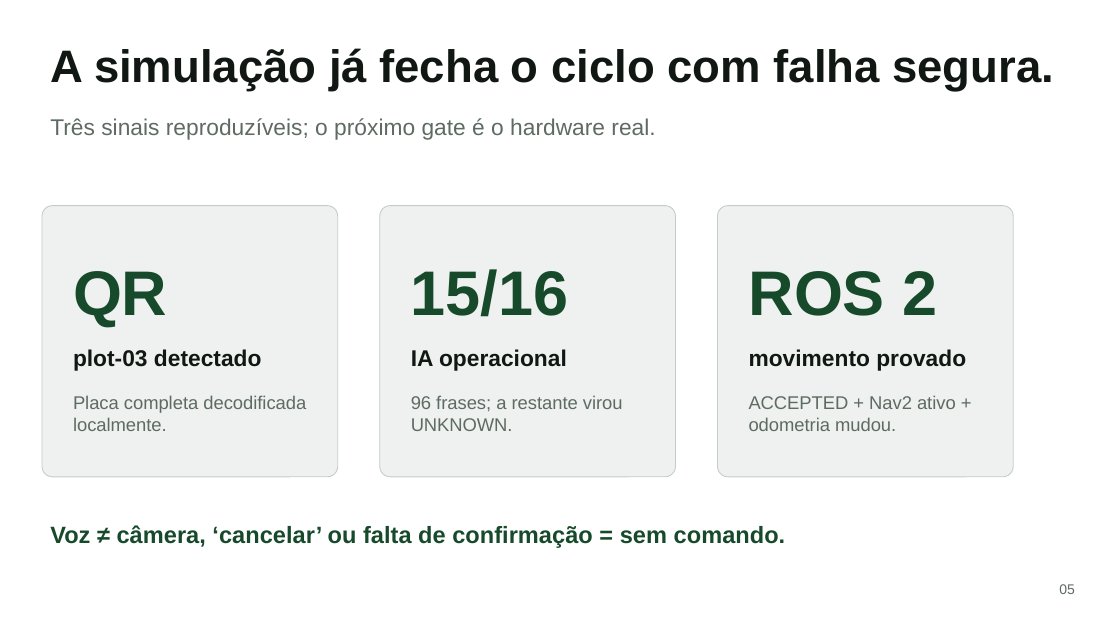
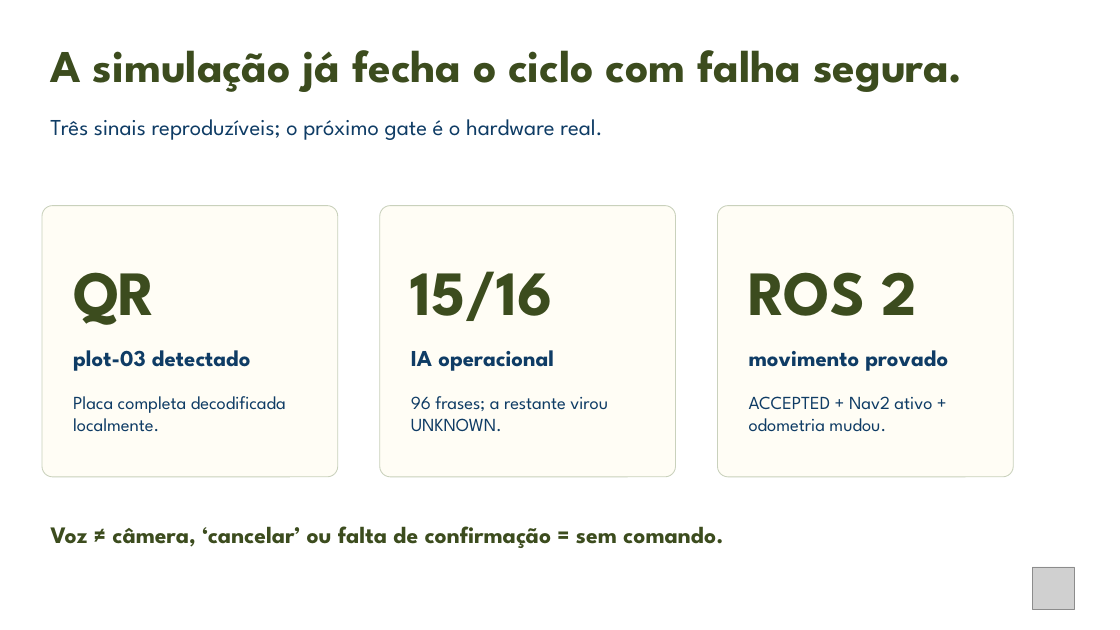
Before and after one commit to vvvvvdal/maestro-agricola, a slide deck: slide 5 of docs/pitch/Maestro-Agricola-Pitch.pptx. Drawn at 1120x630 pixels with LibreOffice and Linux fonts; fonts in the diff are those of the drawing; grey boxes stand for pictures. Boxes give left, top, right and bottom in pixels: in the first picture for what was removed or moved away, otherwise in the second. Text is boxed around its words. In the diff, an @@ line names an element or a change of style, - is before the commit and + after.

```diff
--- a/docs/pitch/Maestro-Agricola-Pitch.pptx
+++ b/docs/pitch/Maestro-Agricola-Pitch.pptx
@@ text "A simulação já fecha o ..." at (x1=50, y1=50, x2=963, y2=92): font Arial to League Spartan, text colour #111814 to #3C4C1E @@
@@ fill #EEF1EF to #FFFDF5; outline #C4CCC7 0.75 pt to #C9D1BC 0.75 pt in 3 elements at (x1=42, y1=206, x2=338, y2=477), (x1=380, y1=206, x2=676, y2=477), (x1=718, y1=206, x2=1013, y2=477) @@
@@ font Arial to League Spartan, text colour #111814 to #0F3C65 in 3 elements at (x1=73, y1=350, x2=251, y2=371), (x1=411, y1=350, x2=554, y2=371), (x1=749, y1=350, x2=948, y2=371) @@
@@ font Arial to League Spartan, text colour #5E6B62 to #0F3C65 in 4 elements at (x1=50, y1=119, x2=602, y2=140), (x1=73, y1=396, x2=286, y2=432), (x1=411, y1=396, x2=608, y2=431), (x1=749, y1=396, x2=932, y2=432) @@
@@ font Arial to League Spartan, text colour #174A2B to #3C4C1E in 4 elements at (x1=73, y1=272, x2=156, y2=325), (x1=411, y1=271, x2=553, y2=321), (x1=749, y1=272, x2=918, y2=316), (x1=50, y1=526, x2=723, y2=548) @@
@@ picture added at (x1=1033, y1=567, x2=1075, y2=609) @@
@@ text removed at (x1=1059, y1=584, x2=1075, y2=594) @@
-05
```
Also in this commit, not shown: 5 other slides changed, 4 other files.
